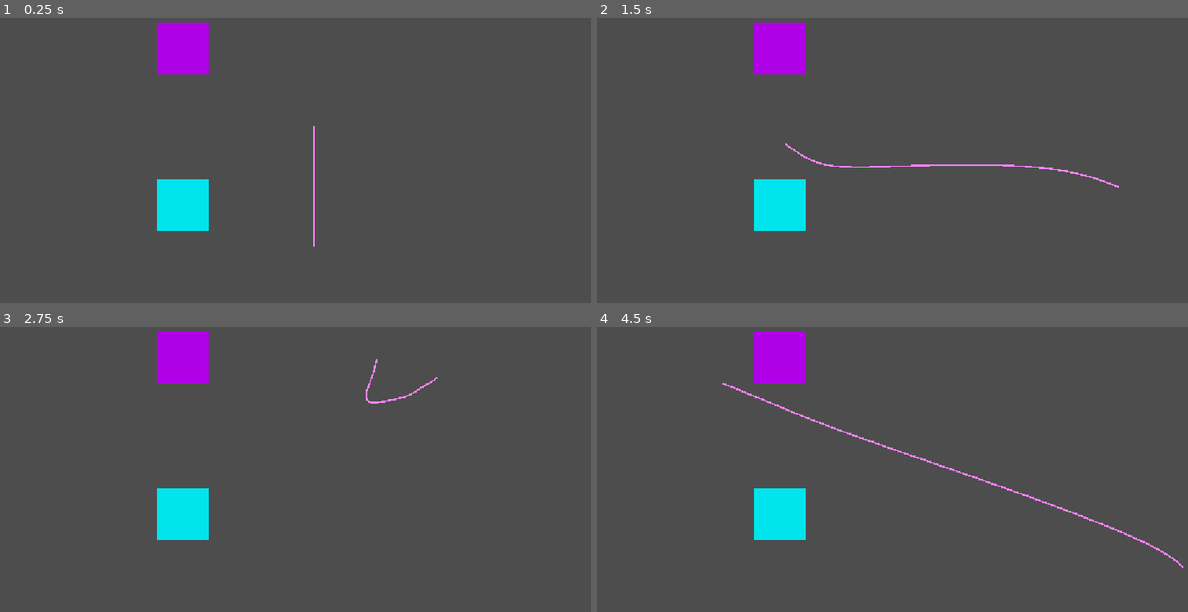
Above: before the commit, frames 1-4 (two rows, left to right).
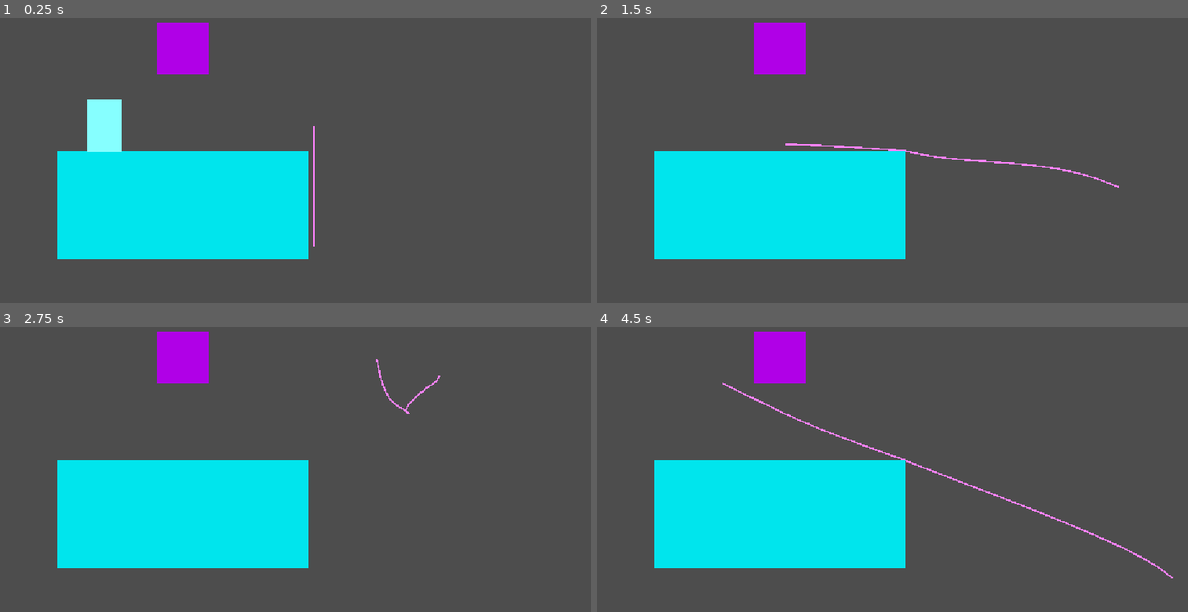
Above: after the commit, the same moments.

Repository: madgustoo/sandbox
Game: Godot game, scene res://main.tscn
Two runs of this game, one before a commit and one after it. Both use one fixed random seed, a clock stepped at 60 frames per second and the inputs below.
Inputs (mouse positions are in pixels of both pictures, inside the frame that each line leads up to):
- Up to frame 1 (0.25 s): no input
- Up to frame 2 (1.5 s): tap Enter at 0.5 s; move the mouse to (1046, 109) at 0.52 s; hold Right (ui_right) from 0.53 s (still down); move the mouse to (786, 143) at 1.27 s
- Up to frame 3 (2.75 s): move the mouse to (378, 358) at 2.02 s; release Right (ui_right) at 2.03 s; hold Left (ui_left) from 2.03 s (still down)
- Up to frame 4 (4.5 s): move the mouse to (880, 506) at 2.77 s; release Left (ui_left) at 2.78 s; hold Right (ui_right) 2.78-4.28 s; move the mouse to (1099, 489) at 3.52 s; move the mouse to (721, 384) at 4.27 s; hold Left (ui_left) from 4.28 s (still down)

The runs differ from the first frame. In frame 1, 16% of the frame differs, in the area x 9-53%, y 28-85%; in frame 2, 15%; in frame 3, 15%; in frame 4, 15%.

Commit message:
feat: pendulum

Diff:
--- a/main.tscn
+++ b/main.tscn
@@ -1,6 +1,7 @@
 [gd_scene format=3 uid="uid://ywhrgmh3yd6f"]
 
 [ext_resource type="PackedScene" uid="uid://bip5rx0purm35" path="res://rope.tscn" id="1_ig7tw"]
+[ext_resource type="PackedScene" uid="uid://chyv7k1c7lmdb" path="res://player.tscn" id="2_0xm2m"]
 
 [sub_resource type="RectangleShape2D" id="RectangleShape2D_ig7tw"]
 size = Vector2(16, 16)
@@ -8,6 +9,7 @@
 [node name="Main" type="Node2D" unique_id=1492854815]
 
 [node name="Rope" parent="." unique_id=1216721653 instance=ExtResource("1_ig7tw")]
+collision_segment_interval = 2
 
 [node name="Camera2D" type="Camera2D" parent="." unique_id=1589112360]
 zoom = Vector2(6, 6)
@@ -18,10 +20,12 @@
 gravity_scale = 0.0
 
 [node name="Polygon2D" type="Polygon2D" parent="RigidBody2D" unique_id=828937267]
+scale = Vector2(4.7819853, 2.061587)
 color = Color(0, 0.9018693, 0.93163925, 1)
 polygon = PackedVector2Array(-8, -8, 8, -8, 8, 8, -8, 8)
 
 [node name="CollisionShape2D" type="CollisionShape2D" parent="RigidBody2D" unique_id=89358601]
+scale = Vector2(4.7797046, 2.0508025)
 shape = SubResource("RectangleShape2D_ig7tw")
 
 [node name="Area2D" type="Area2D" parent="." unique_id=732009645]
@@ -33,3 +37,6 @@
 
 [node name="CollisionShape2D" type="CollisionShape2D" parent="Area2D" unique_id=1707564836]
 shape = SubResource("RectangleShape2D_ig7tw")
+
+[node name="Player" parent="." unique_id=658335506 instance=ExtResource("2_0xm2m")]
+position = Vector2(-64, -8)
--- /dev/null
+++ b/pendulum.tscn
@@ -0,0 +1,12 @@
+[gd_scene format=3 uid="uid://o708jv2akfnl"]
+
+[ext_resource type="Script" uid="uid://cakmequgsl4d5" path="res://scripts/pendulum.gd" id="1_l2p1o"]
+
+[node name="Pendulum" type="Node2D" unique_id=1922001521]
+
+[node name="Marker2D" type="Marker2D" parent="." unique_id=1817467122]
+script = ExtResource("1_l2p1o")
+end_position = Vector2(0, 40)
+
+[node name="Camera2D" type="Camera2D" parent="." unique_id=1496240071]
+zoom = Vector2(4, 4)
--- /dev/null
+++ b/player.tscn
@@ -0,0 +1,19 @@
+[gd_scene format=3 uid="uid://chyv7k1c7lmdb"]
+
+[ext_resource type="Script" uid="uid://c54bji78jexxx" path="res://scripts/player.gd" id="1_4flbx"]
+
+[sub_resource type="CapsuleShape2D" id="CapsuleShape2D_nkch5"]
+
+[node name="Player" type="CharacterBody2D" unique_id=658335506]
+scale = Vector2(0.6611312, 0.6723025)
+collision_mask = 3
+script = ExtResource("1_4flbx")
+
+[node name="CollisionShape2D" type="CollisionShape2D" parent="." unique_id=1239074884]
+scale = Vector2(0.7809175, 0.7809175)
+shape = SubResource("CapsuleShape2D_nkch5")
+
+[node name="Polygon2D" type="Polygon2D" parent="." unique_id=1015430021]
+position = Vector2(0, -4)
+color = Color(0.5254902, 1, 1, 1)
+polygon = PackedVector2Array(-8, -8, 8, -8, 8, 16, -8, 16)
--- a/project.godot
+++ b/project.godot
@@ -20,6 +20,25 @@
 window/stretch/mode="canvas_items"
 window/stretch/aspect="expand"
 
+[input]
+
+ui_left={
+"deadzone": 0.5,
+"events": [Object(InputEventKey,"resource_local_to_scene":false,"resource_name":"","device":16,"window_id":0,"alt_pressed":false,"shift_pressed":false,"ctrl_pressed":false,"meta_pressed":false,"pressed":false,"keycode":4194319,"physical_keycode":0,"key_label":0,"unicode":0,"location":0,"echo":false,"script":null)
+, Object(InputEventJoypadButton,"resource_local_to_scene":false,"resource_name":"","device":-1,"button_index":13,"pressure":0.0,"pressed":false,"script":null)
+, Object(InputEventJoypadMotion,"resource_local_to_scene":false,"resource_name":"","device":-1,"axis":0,"axis_value":-1.0,"script":null)
+, Object(InputEventKey,"resource_local_to_scene":false,"resource_name":"","device":-1,"window_id":0,"alt_pressed":false,"shift_pressed":false,"ctrl_pressed":false,"meta_pressed":false,"pressed":false,"keycode":0,"physical_keycode":65,"key_label":0,"unicode":97,"location":0,"echo":false,"script":null)
+]
+}
+ui_right={
+"deadzone": 0.5,
+"events": [Object(InputEventKey,"resource_local_to_scene":false,"resource_name":"","device":16,"window_id":0,"alt_pressed":false,"shift_pressed":false,"ctrl_pressed":false,"meta_pressed":false,"pressed":false,"keycode":4194321,"physical_keycode":0,"key_label":0,"unicode":0,"location":0,"echo":false,"script":null)
+, Object(InputEventJoypadButton,"resource_local_to_scene":false,"resource_name":"","device":-1,"button_index":14,"pressure":0.0,"pressed":false,"script":null)
+, Object(InputEventJoypadMotion,"resource_local_to_scene":false,"resource_name":"","device":-1,"axis":0,"axis_value":1.0,"script":null)
+, Object(InputEventKey,"resource_local_to_scene":false,"resource_name":"","device":-1,"window_id":0,"alt_pressed":false,"shift_pressed":false,"ctrl_pressed":false,"meta_pressed":false,"pressed":false,"keycode":0,"physical_keycode":68,"key_label":0,"unicode":100,"location":0,"echo":false,"script":null)
+]
+}
+
 [layer_names]
 
 2d_physics/layer_1="Player"
--- /dev/null
+++ b/scripts/pendulum.gd
@@ -0,0 +1,73 @@
+extends Node2D
+
+class_name Pendulum
+
+@export var end_position: Vector2 # The end of the rope
+
+var pivot_point: Vector2 # Point the pendulum rotates around
+var arm_length: float # Distance from pivoit_point to end_position
+
+var angle # The angle from the pivot point to which direction it's pointing
+
+@export var gravity: Vector2 = Vector2(0, 2)
+@export var dampening: float = 0.98 # To control swinging, the higher the number, the higher the system willl oscillate until stopping (loss of enegery)
+
+var angular_velocity = 0.0
+var angular_accleration = 0.0
+
+func set_start_position(start_pos: Vector2, end_pos: Vector2):
+	pivot_point = start_pos
+	end_position = end_pos
+
+	# The length of the pendulum rope which vector comes first in the calculation
+	# doesn't matter because we're calculating the length
+	arm_length = (end_position - pivot_point).length()
+	# arm_length = pivot_point.distance_to(end_position)
+
+	# We subtract by PI/2 so the angle settles down in the pivot line
+	# so the angle calculated here is the angle between the pivot line and the y axis
+	angle = (end_position - pivot_point).angle() - PI/2
+
+	# angle_to finds the angle between the two vectors
+	# Longer definition: Finds the signed angle between the origin (Vector2.ZERO) to end_position and origin to pivot_point vectors
+	# In Godot, the origin starts in the upper left
+	# angle = end_position.angle_to(pivot_point) - PI/2
+
+	angular_velocity = 0.0
+	angular_accleration = 0.0
+
+func _ready() -> void:
+	set_start_position(global_position, end_position)
+
+func process_velocity(delta: float) -> void:
+	angular_velocity = ((-gravity.y * delta) / arm_length) * sin(angle)
+	angular_velocity += angular_accleration
+	angular_velocity *= dampening
+	angle += angular_velocity
+
+	end_position = pivot_point + Vector2(arm_length * sin(angle), arm_length * cos(angle))
+
+# To add impulse (force) to angular velocity
+func add_angular_velocity(force: float) -> void:
+	angular_velocity += force
+
+func game_input()->void:
+	var dir:float = 0
+	if Input.is_action_just_pressed("ui_right"):
+		dir += 1
+	elif Input.is_action_just_pressed("ui_left"):
+		dir -= 1
+	add_angular_velocity(dir * 0.02)
+
+func _draw() -> void:
+	var point := end_position - pivot_point
+	draw_line(Vector2.ZERO, point, Color.WHITE, 1.0, false)
+	draw_circle(point, 3.0, Color.RED)
+
+func _physics_process(delta)->void:
+	game_input()
+
+	# Updates angular velocity and angular accleration here
+	process_velocity(delta)
+
+	queue_redraw()
--- /dev/null
+++ b/scripts/player.gd
@@ -0,0 +1,19 @@
+extends CharacterBody2D
+
+@export var speed = 150
+
+func _physics_process(delta: float) -> void:
+	# Apply gravity
+	if not is_on_floor():
+		# Gravity is acceleration, so it changes velocity rather than position directly
+		# acceleration changes velocity
+		# velocity changes position
+		velocity += get_gravity() * delta
+
+	var direction := Input.get_axis("ui_left", "ui_right")
+	if direction:
+		velocity.x = direction * speed
+	else:
+		velocity.x = move_toward(velocity.x, 0, speed)
+
+	move_and_slide()
--- a/scripts/rope_verlet.gd
+++ b/scripts/rope_verlet.gd
@@ -77,7 +77,6 @@
 		var rope_segment = rope_segments[i]
 		# It's that simple to get velocity, because velocity is the change of position
 		var velocity = (rope_segment.current_position - rope_segment.last_position) * dampening
-
 		rope_segment.last_position = rope_segment.current_position
 		rope_segment.current_position += velocity
 		rope_segment.current_position += gravity * delta
@@ -97,7 +96,7 @@
 		var current_segment = rope_segments[i]
 		var next_segment = rope_segments[i+1]
 
-		#var distance = current_segment.current_position.distance_to(next_segment.current_position)
+		# var distance = current_segment.current_position.distance_to(next_segment.current_position)
 		var distance = (current_segment.current_position - next_segment.current_position).length()
 
 		# This is the difference our constraint fixes, because each point needs to be a certain distance apart
Not shown, added: scripts/pendulum.gd.uid
Not shown, added: scripts/player.gd.uid
